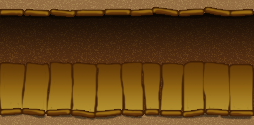
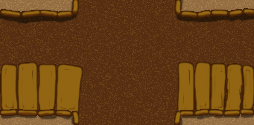
Layer changes from the first 254px x 125px image to the second:
showed group "path 15" (7 layers) over [0, 0, 254, 125]
added layer "floorboards" (1st of 2, in "path 15") in group "path 15" over [0, 62, 254, 114]
hid group "path 6" (6 layers) over [0, 7, 254, 121]
removed layer "floorboard shading" (was soft light, 75%) from group "path 6" over [0, 61, 254, 113]
renamed "floorboard" to "floorboards", painted on it over [0, 61, 254, 116]
removed layer "ceiling shadow" (was multiply, 75%) from group "path 6" over [0, 13, 254, 63]
